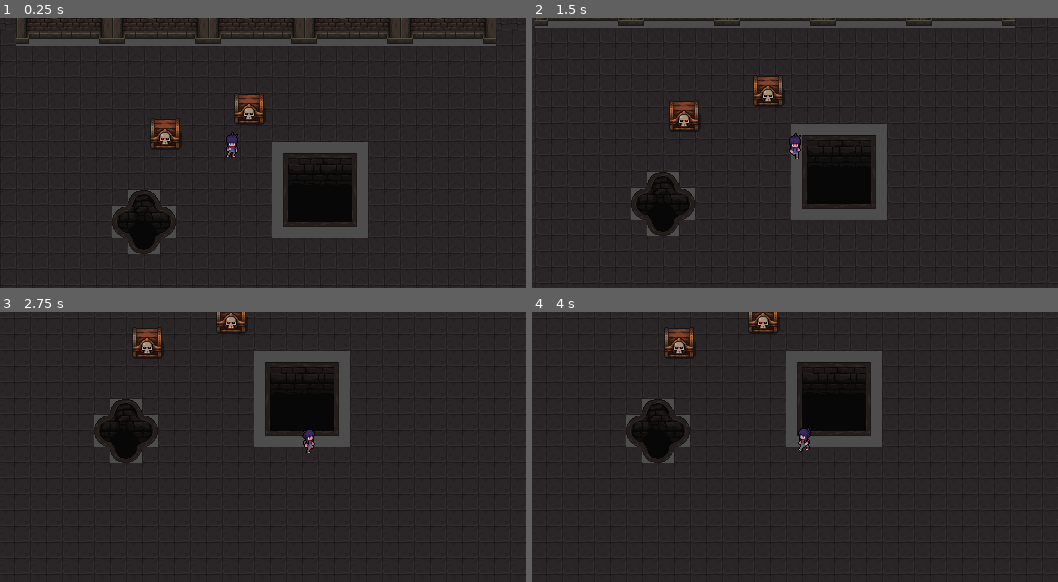
Above: before the commit, frames 1-4 (two rows, left to right).
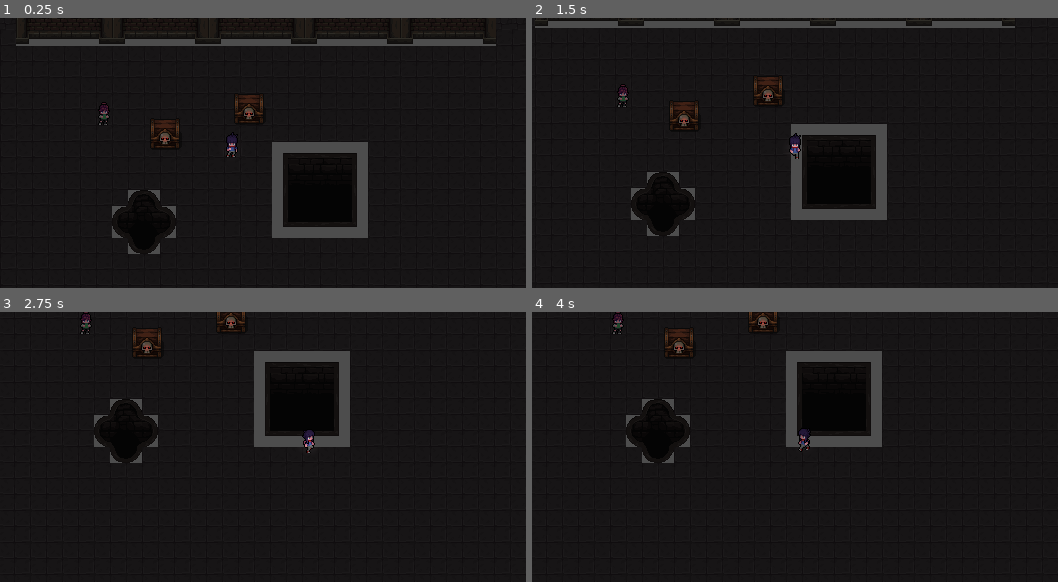
Above: after the commit, the same moments.

Repository: KOTSRwy2/Light
Game: Godot game, scene res://playerground.tscn
Two runs of this game, one before a commit and one after it. Both use one fixed random seed, a clock stepped at 60 frames per second and the inputs below.
Inputs:
- Up to frame 1 (0.25 s): no input
- Up to frame 2 (1.5 s): tap Enter at 0.5 s; hold D (RIGHT) 0.53-1.28 s; hold E (Interact) 0.53-1.28 s; hold S (DOWN) from 1.28 s (still down); tap E (Interact) at 1.35 s
- Up to frame 3 (2.75 s): release S (DOWN) at 2.03 s; hold D (RIGHT) from 2.03 s (still down); hold E (Interact) from 2.03 s (still down)
- Up to frame 4 (4 s): release D (RIGHT) at 2.78 s; release E (Interact) at 2.78 s; hold W (UP) 2.78-3.53 s; tap E (Interact) at 2.85 s; tap Space at 3.5 s; hold A (LEFT) from 3.53 s (still down); hold E (Interact) from 3.53 s (still down)

The runs differ from the first frame. In frame 1, 2.9% of the frame differs, in the area x 3-95%, y 0-52%; in frame 2, 1.2%; in frame 3, 0.8%; in frame 4, 0.9%.

Commit message:
添加了一些光照效果，修改了部分NPC相关内容

Diff:
--- a/Interactables/Chest/Chest.tscn
+++ b/Interactables/Chest/Chest.tscn
@@ -23,6 +23,18 @@
 "transitions": PackedFloat32Array(1),
 "update": 1,
 "values": [0]
+}
+tracks/1/type = "value"
+tracks/1/imported = false
+tracks/1/enabled = true
+tracks/1/path = NodePath("PointLight2D:visible")
+tracks/1/interp = 1
+tracks/1/loop_wrap = true
+tracks/1/keys = {
+"times": PackedFloat32Array(0),
+"transitions": PackedFloat32Array(1),
+"update": 1,
+"values": [true]
 }
 
 [sub_resource type="Animation" id="Animation_0feai"]
@@ -56,6 +68,18 @@
 "times": PackedFloat32Array(0)
 }
 tracks/1/use_blend = true
+tracks/2/type = "value"
+tracks/2/imported = false
+tracks/2/enabled = true
+tracks/2/path = NodePath("PointLight2D:visible")
+tracks/2/interp = 1
+tracks/2/loop_wrap = true
+tracks/2/keys = {
+"times": PackedFloat32Array(0, 0.2),
+"transitions": PackedFloat32Array(1, 1),
+"update": 1,
+"values": [true, false]
+}
 
 [sub_resource type="Animation" id="Animation_sofbq"]
 resource_name = "open_02"
@@ -88,6 +112,18 @@
 "times": PackedFloat32Array(0)
 }
 tracks/1/use_blend = true
+tracks/2/type = "value"
+tracks/2/imported = false
+tracks/2/enabled = true
+tracks/2/path = NodePath("PointLight2D:visible")
+tracks/2/interp = 1
+tracks/2/loop_wrap = true
+tracks/2/keys = {
+"times": PackedFloat32Array(0, 0.2),
+"transitions": PackedFloat32Array(1, 1),
+"update": 1,
+"values": [true, false]
+}
 
 [sub_resource type="AnimationLibrary" id="AnimationLibrary_tmwe3"]
 _data = {
@@ -96,11 +132,22 @@
 "open_02": SubResource("Animation_sofbq")
 }
 
+[sub_resource type="Gradient" id="Gradient_iykrv"]
+offsets = PackedFloat32Array(0, 0.493506, 0.967532)
+colors = PackedColorArray(1, 1, 1, 1, 0.348993, 0.348993, 0.348993, 1, 0, 0, 0, 1)
+
+[sub_resource type="GradientTexture2D" id="GradientTexture2D_thwrv"]
+gradient = SubResource("Gradient_iykrv")
+fill = 1
+fill_from = Vector2(0.5, 0.5)
+fill_to = Vector2(0.431193, 0.504587)
+
 [node name="Chest" type="Node2D"]
 script = ExtResource("1_m07ph")
 animation_set = "01"
 
 [node name="Sprite2D" type="Sprite2D" parent="."]
+modulate = Color(0.91, 0.91, 0.91, 1)
 position = Vector2(0, -10)
 texture = ExtResource("1_sa7ae")
 hframes = 6
@@ -130,3 +177,8 @@
 }
 
 [node name="AudioStreamPlayer" type="AudioStreamPlayer" parent="."]
+
+[node name="PointLight2D" type="PointLight2D" parent="."]
+position = Vector2(0, -4)
+color = Color(0.8, 0.048, 0.048, 1)
+texture = SubResource("GradientTexture2D_thwrv")
--- /dev/null
+++ b/NPC/00_NPC/Ximeng.tres
@@ -0,0 +1,12 @@
+[gd_resource type="Resource" script_class="NPC_Resource" load_steps=4 format=3 uid="uid://4bhv7yrngwan"]
+
+[ext_resource type="Texture2D" uid="uid://b0sjo268d1bmt" path="res://NPC/Sprites/Protraits/ximeng sleepy.png" id="1_51h4s"]
+[ext_resource type="Script" path="res://NPC/Scripts/NPC_resource.gd" id="1_nfd77"]
+[ext_resource type="Texture2D" uid="uid://dofcnxgj432p1" path="res://NPC/Sprites/The Female Adventurer - Free/The Female Adventurer - Free/Idle/Idle.png" id="3_617al"]
+
+[resource]
+script = ExtResource("1_nfd77")
+npc_name = "Ximeng"
+sprite = ExtResource("3_617al")
+protrait = ExtResource("1_51h4s")
+dialog_audio_pitch = 1.0
--- a/NPC/NPC.tscn
+++ b/NPC/NPC.tscn
@@ -1,24 +1,68 @@
-[gd_scene load_steps=4 format=3 uid="uid://d1bifedayr0en"]
+[gd_scene load_steps=7 format=3 uid="uid://d1bifedayr0en"]
 
 [ext_resource type="Script" path="res://NPC/Scripts/NPC.gd" id="1_f76x8"]
-[ext_resource type="Texture2D" uid="uid://bpq6bogap3avu" path="res://NPC/Sprites/npc_sprite.png" id="2_jc18d"]
+[ext_resource type="Texture2D" uid="uid://dofcnxgj432p1" path="res://NPC/Sprites/The Female Adventurer - Free/The Female Adventurer - Free/Idle/Idle.png" id="2_qnru2"]
 
 [sub_resource type="CapsuleShape2D" id="CapsuleShape2D_0gj0b"]
-radius = 7.0
-height = 24.0
+radius = 4.0
+height = 18.0
+
+[sub_resource type="Animation" id="Animation_dnnyi"]
+resource_name = "idle_down"
+length = 1.4
+step = 0.2
+tracks/0/type = "value"
+tracks/0/imported = false
+tracks/0/enabled = true
+tracks/0/path = NodePath("Sprite2D:frame")
+tracks/0/interp = 1
+tracks/0/loop_wrap = true
+tracks/0/keys = {
+"times": PackedFloat32Array(0, 0.2, 0.4, 0.6, 0.8, 1, 1.2, 1.4),
+"transitions": PackedFloat32Array(1, 1, 1, 1, 1, 1, 1, 1),
+"update": 1,
+"values": [0, 1, 2, 3, 4, 5, 6, 7]
+}
+
+[sub_resource type="Animation" id="Animation_w2vh8"]
+length = 0.001
+tracks/0/type = "value"
+tracks/0/imported = false
+tracks/0/enabled = true
+tracks/0/path = NodePath("Sprite2D:frame")
+tracks/0/interp = 1
+tracks/0/loop_wrap = true
+tracks/0/keys = {
+"times": PackedFloat32Array(0),
+"transitions": PackedFloat32Array(1),
+"update": 1,
+"values": [0]
+}
+
+[sub_resource type="AnimationLibrary" id="AnimationLibrary_dasmm"]
+_data = {
+"RESET": SubResource("Animation_w2vh8"),
+"idle_down": SubResource("Animation_dnnyi")
+}
 
 [node name="Npc" type="CharacterBody2D"]
 light_mask = 0
 visibility_layer = 16
+collision_layer = 16
+collision_mask = 16
 script = ExtResource("1_f76x8")
 
 [node name="Sprite2D" type="Sprite2D" parent="."]
-position = Vector2(0, -17)
-texture = ExtResource("2_jc18d")
-hframes = 15
+position = Vector2(0, -9)
+texture = ExtResource("2_qnru2")
+hframes = 8
+vframes = 6
 
 [node name="CollisionShape2D" type="CollisionShape2D" parent="."]
 rotation = -1.5708
 shape = SubResource("CapsuleShape2D_0gj0b")
 
 [node name="AnimationPlayer" type="AnimationPlayer" parent="."]
+libraries = {
+"": SubResource("AnimationLibrary_dasmm")
+}
--- /dev/null
+++ b/NPC/NPC_Behavior_Wander.tscn
@@ -0,0 +1,3 @@
+[gd_scene format=3 uid="uid://c2yita1en22wb"]
+
+[node name="NpcWander" type="Node2D"]
--- a/NPC/Scripts/NPC.gd
+++ b/NPC/Scripts/NPC.gd
@@ -9,11 +9,12 @@
 var direction_name : String = "down"
 var do_behavior : bool = true
 
+@onready var sprite : Sprite2D = $Sprite2D
+@export var npc_resource : NPC_Resource : set = _set_npc_resource
+@onready var animation : AnimationPlayer = $AnimationPlayer
 
-@export var npc_resource : NPC_Resource : set = _set_npc_resource
 
-@onready var sprite :Sprite2D = $Sprite2D
-@onready var animation : AnimationPlayer = $AnimationPlayer
+
 
 
 func _ready() -> void:
@@ -43,14 +44,14 @@
 	animation.play( state + "_" + direction_name )
 
 
-#func _on_player_interacted() -> void:
-	#update_dirction( Playermanager.player.global_position )
-	#state = "idle"
-	#velocity = Vector2.ZERO
-	#update_animation()
-	#do_behavior = false
+func _on_player_interacted() -> void:
+	update_dirction( PlayerManager.player.global_position )
+	state = "idle"
+	velocity = Vector2.ZERO
+	update_animation()
+	do_behavior = false
 
-	#pass
+	pass
 
 
 func _on_interaction_finished() -> void:
--- /dev/null
+++ b/NPC/Scripts/NPC_Behavior.gd
@@ -0,0 +1,15 @@
+@icon( "res://NPC/icons/npc_behavior.svg" )
+class_name NPC_Behavior extends Node2D
+
+var npc : NPC
+
+
+func _ready() -> void:
+	var p = get_parent()
+	if p is NPC:
+		npc = p as NPC
+		npc.do_behavior_enabled.connect( start )
+
+
+func start() -> void:
+	pass
--- a/Player/Player.tscn
+++ b/Player/Player.tscn
@@ -8,6 +8,7 @@
 [ext_resource type="Script" path="res://Player/Script/state_walk.gd" id="6_7k2cf"]
 [ext_resource type="Script" path="res://Player/Script/PlayerCamera.gd" id="7_kmagr"]
 [ext_resource type="Script" path="res://Player/Script/PlayerInteractionHost.gd" id="8_i44yc"]
+[ext_resource type="Script" path="res://Player/Script/PlayerLight.gd" id="9_g0l7r"]
 
 [sub_resource type="CircleShape2D" id="CircleShape2D_akio3"]
 radius = 7.0
@@ -415,6 +416,78 @@
 [sub_resource type="RectangleShape2D" id="RectangleShape2D_git13"]
 size = Vector2(13, 11)
 
+[sub_resource type="Gradient" id="Gradient_a1cek"]
+offsets = PackedFloat32Array(0, 0.409091, 1)
+colors = PackedColorArray(1, 1, 1, 1, 0.350649, 0.350649, 0.350649, 1, 0, 0, 0, 1)
+
+[sub_resource type="GradientTexture2D" id="GradientTexture2D_j6qes"]
+gradient = SubResource("Gradient_a1cek")
+fill = 1
+fill_from = Vector2(0.5, 0.5)
+fill_to = Vector2(0.711009, 0.449541)
+
+[sub_resource type="Animation" id="Animation_6hjrw"]
+length = 0.001
+tracks/0/type = "value"
+tracks/0/imported = false
+tracks/0/enabled = true
+tracks/0/path = NodePath("PointLight2D:energy")
+tracks/0/interp = 1
+tracks/0/loop_wrap = true
+tracks/0/keys = {
+"times": PackedFloat32Array(0),
+"transitions": PackedFloat32Array(1),
+"update": 0,
+"values": [1.0]
+}
+tracks/1/type = "value"
+tracks/1/imported = false
+tracks/1/enabled = true
+tracks/1/path = NodePath("PointLight2D:texture")
+tracks/1/interp = 1
+tracks/1/loop_wrap = true
+tracks/1/keys = {
+"times": PackedFloat32Array(0),
+"transitions": PackedFloat32Array(1),
+"update": 1,
+"values": [SubResource("GradientTexture2D_j6qes")]
+}
+
+[sub_resource type="Animation" id="Animation_qolk1"]
+resource_name = "flash"
+loop_mode = 2
+step = 0.2
+tracks/0/type = "value"
+tracks/0/imported = false
+tracks/0/enabled = true
+tracks/0/path = NodePath("PointLight2D:energy")
+tracks/0/interp = 1
+tracks/0/loop_wrap = true
+tracks/0/keys = {
+"times": PackedFloat32Array(0, 0.8),
+"transitions": PackedFloat32Array(1, 1),
+"update": 0,
+"values": [0.3, 0.8]
+}
+tracks/1/type = "value"
+tracks/1/imported = false
+tracks/1/enabled = true
+tracks/1/path = NodePath("PointLight2D:texture")
+tracks/1/interp = 1
+tracks/1/loop_wrap = true
+tracks/1/keys = {
+"times": PackedFloat32Array(0),
+"transitions": PackedFloat32Array(1),
+"update": 1,
+"values": [SubResource("GradientTexture2D_j6qes")]
+}
+
+[sub_resource type="AnimationLibrary" id="AnimationLibrary_uu81w"]
+_data = {
+"RESET": SubResource("Animation_6hjrw"),
+"flash": SubResource("Animation_qolk1")
+}
+
 [node name="Player" type="CharacterBody2D"]
 collision_mask = 16
 motion_mode = 1
@@ -471,3 +544,15 @@
 position = Vector2(0, 2.5)
 shape = SubResource("RectangleShape2D_git13")
 debug_color = Color(0.376471, 0.603922, 0.32549, 0.239216)
+
+[node name="PlayerLight" type="Node2D" parent="."]
+
+[node name="PointLight2D" type="PointLight2D" parent="PlayerLight"]
+position = Vector2(0, -4)
+texture = SubResource("GradientTexture2D_j6qes")
+script = ExtResource("9_g0l7r")
+
+[node name="AnimationPlayer" type="AnimationPlayer" parent="PlayerLight"]
+libraries = {
+"": SubResource("AnimationLibrary_uu81w")
+}
--- /dev/null
+++ b/Player/Script/PlayerLight.gd
@@ -0,0 +1,8 @@
+class_name PlayerLight extends PointLight2D
+
+@onready var animation_player : AnimationPlayer = $"../AnimationPlayer"
+
+
+func _ready():
+	animation_player.play( "flash" )
+	pass
--- /dev/null
+++ b/Shader/Atmosphere_Light.tscn
@@ -0,0 +1,7 @@
+[gd_scene format=3 uid="uid://de41u10indctn"]
+
+[node name="AtmosphereLight" type="Node2D"]
+
+[node name="DirectionalLight2D" type="DirectionalLight2D" parent="."]
+energy = 0.42
+blend_mode = 1
--- a/playerground.tscn
+++ b/playerground.tscn
@@ -1,9 +1,13 @@
-[gd_scene load_steps=5 format=4 uid="uid://fecn2hbh86a7"]
+[gd_scene load_steps=9 format=4 uid="uid://fecn2hbh86a7"]
 
 [ext_resource type="Script" path="res://Level/Level.gd" id="1_48mlf"]
 [ext_resource type="PackedScene" uid="uid://ckec2t8pmqj70" path="res://Level/PlayerSpown.tscn" id="2_joim3"]
 [ext_resource type="PackedScene" uid="uid://dgo546tda2swk" path="res://Tilemap/dungeon_00.tscn" id="2_q0eo5"]
 [ext_resource type="PackedScene" uid="uid://jppqw55bcq7h" path="res://Interactables/Chest/Chest.tscn" id="4_jsxgx"]
+[ext_resource type="PackedScene" uid="uid://c2yita1en22wb" path="res://NPC/NPC_Behavior_Wander.tscn" id="6_cauyr"]
+[ext_resource type="Resource" uid="uid://4bhv7yrngwan" path="res://NPC/00_NPC/Ximeng.tres" id="6_cpak6"]
+[ext_resource type="PackedScene" uid="uid://d1bifedayr0en" path="res://NPC/NPC.tscn" id="6_uob3l"]
+[ext_resource type="Script" path="res://NPC/Scripts/NPC_Behavior.gd" id="7_v7u4r"]
 
 [node name="Playerground" type="Node2D"]
 script = ExtResource("1_48mlf")
@@ -20,3 +24,19 @@
 [node name="Chest2" parent="." instance=ExtResource("4_jsxgx")]
 position = Vector2(249, 88)
 animation_set = "02"
+
+[node name="Npc" parent="." instance=ExtResource("6_uob3l")]
+position = Vector2(103, 93)
+npc_resource = ExtResource("6_cpak6")
+
+[node name="NpcWander" parent="Npc" instance=ExtResource("6_cauyr")]
+script = ExtResource("7_v7u4r")
+
+[node name="AtmosphereLight" type="Node2D" parent="."]
+
+[node name="DirectionalLight2D" type="DirectionalLight2D" parent="AtmosphereLight"]
+color = Color(0.454524, 0.454524, 0.454524, 1)
+blend_mode = 1
+
+[node name="DirectionalLight2D2" type="DirectionalLight2D" parent="AtmosphereLight"]
+editor_only = true
Not shown: 1 places in Interactables/Chest/Chest.tscn that only renumber resources
Binary file added: NPC/Sprites/Protraits/ximeng naughty,.png
Not shown, added: NPC/Sprites/Protraits/ximeng naughty,.png.import
Binary file added: NPC/Sprites/Protraits/ximeng sleepy.png
Not shown, added: NPC/Sprites/Protraits/ximeng sleepy.png.import
Binary file added: NPC/Sprites/Protraits/ximeng unhappy.png
Not shown, added: NPC/Sprites/Protraits/ximeng unhappy.png.import
Not shown, added: NPC/Sprites/Protraits/ximeng wondering.png.import
Binary file added: NPC/Sprites/The Female Adventurer - Free/The Female Adventurer - Free/Dash - NEW/Dash.png
Not shown, added: NPC/Sprites/The Female Adventurer - Free/The Female Adventurer - Free/Dash - NEW/Dash.png.import
Binary file added: NPC/Sprites/The Female Adventurer - Free/The Female Adventurer - Free/Dash - NEW/Dash_Down.png
Not shown, added: NPC/Sprites/The Female Adventurer - Free/The Female Adventurer - Free/Dash - NEW/Dash_Down.png.import
(and 86 more such lines)
